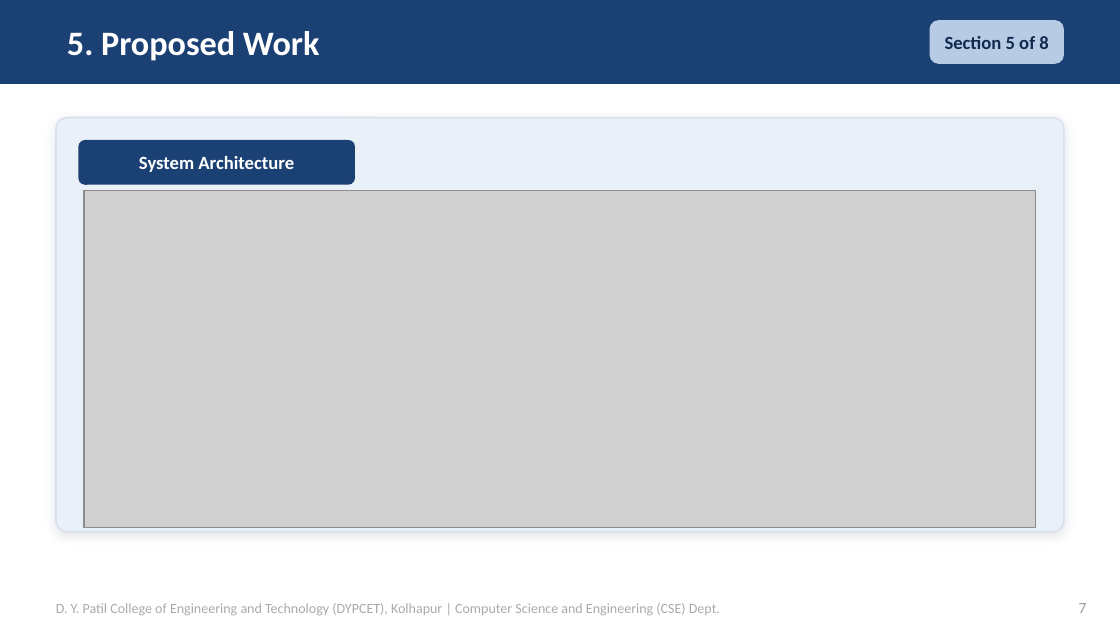
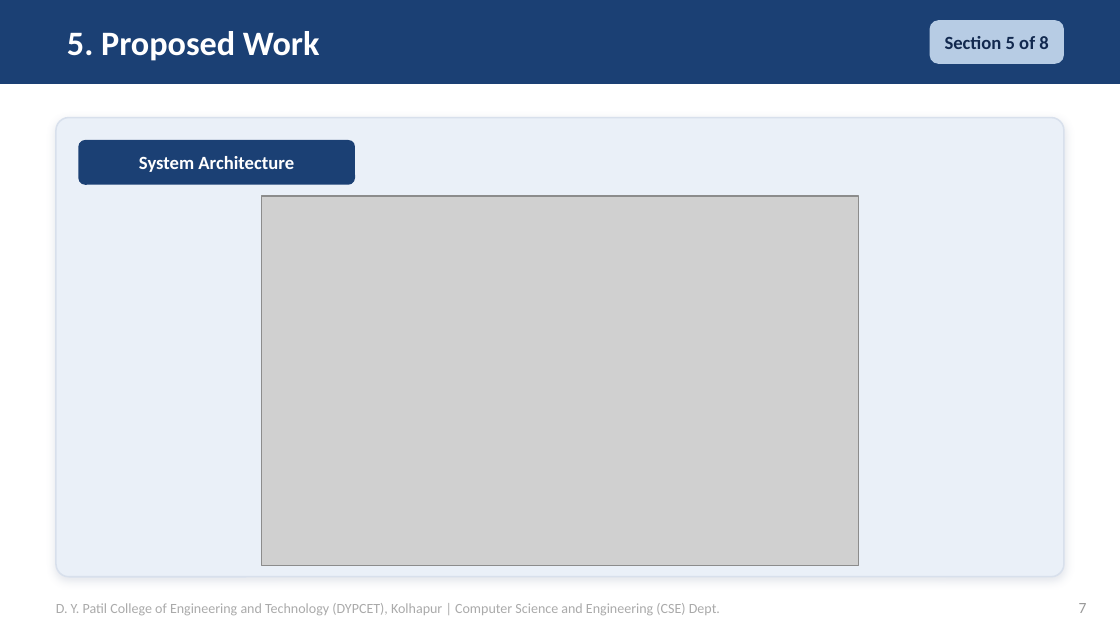
Before and after one commit to Aaad1tyaaA/dpdp-compass, a slide deck: slide 8 of docs/report/DPDP_Project_Presentation.pptx. Drawn at 1120x630 pixels with LibreOffice and Linux fonts; fonts in the diff are those of the drawing; grey boxes stand for pictures. Boxes give left, top, right and bottom in pixels: in the first picture for what was removed or moved away, otherwise in the second. Text is boxed around its words. In the diff, an @@ line names an element or a change of style, - is before the commit and + after.

Commit message:
Use the report's system architecture diagram in the presentation

```diff
--- a/docs/report/DPDP_Project_Presentation.pptx
+++ b/docs/report/DPDP_Project_Presentation.pptx
@@ rounded rectangle: place and size @@
-rounded rectangle at box(56, 118, 1064, 532)
+rounded rectangle at box(56, 118, 1064, 577)
@@ picture: place and size @@
-picture at box(84, 190, 1036, 528)
+picture at box(262, 196, 859, 566)
```
Also in this commit, not shown: 1 other file.
